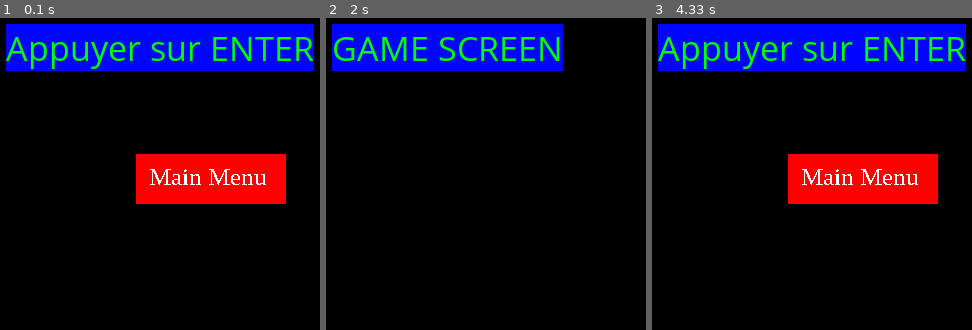
Above: before the commit, frames 1-3 (left to right).
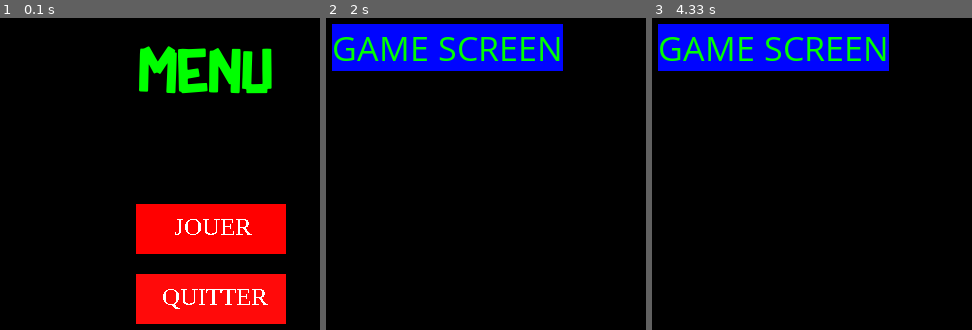
Above: after the commit, the same moments.

Repository: acl1414/pygameDemo1
Game: pygame game, started from main.py
Same seed, same stepped clock (60 frames per second), same inputs: the game is played once before the commit and once after it.
Inputs (mouse positions are in pixels of both pictures, inside the frame that each line leads up to):
- Up to frame 1 (0.1 s): no input
- Up to frame 2 (2 s): press the mouse at (537, 230) at 0.37 s; move the mouse to (466, 280) at 0.47 s; release the mouse at (outside the picture) at 0.6 s; tap Enter at 0.67, 1.33 s; press the mouse at (537, 230) at 1.03 s; move the mouse to (450, 158) at 1.13 s; release the mouse at (364, 86) at 1.27 s; press the mouse at (537, 230) at 1.7 s; move the mouse to (562, 198) at 1.8 s; release the mouse at (588, 170) at 1.93 s
- Up to frame 3 (4.33 s): move the mouse to (927, 61) at 2.03 s; tap Enter at 2.07, 2.37, 2.9, 3.57, 3.87 s; press the mouse at (863, 230) at 2.53 s; move the mouse to (850, 142) at 2.63 s; release the mouse at (837, 58) at 2.77 s; move the mouse to (outside the picture) at 2.87 s; press the mouse at (863, 230) at 3.2 s; move the mouse to (856, 155) at 3.3 s; release the mouse at (850, 83) at 3.43 s; move the mouse to (706, 92) at 3.53 s; press the mouse at (863, 230) at 4.03 s; move the mouse to (783, 189) at 4.13 s; release the mouse at (706, 152) at 4.27 s

The runs differ from the first frame. In frame 1, 39% of the frame differs, in the area x 1-99%, y 1-99%; in frame 2, nothing differs; in frame 3, 14%.

Commit message:
add custom font for title

Diff:
--- a/gameScreen.py
+++ b/gameScreen.py
@@ -18,15 +18,17 @@
 
     def screenUpdate(self):
 
-          super()
-          print("GameSCreen Update")
-          fonte = font.SysFont('comicsansms', 36)
-          text = fonte.render('GAME SCREEN', True, (0, 255, 0), (0, 5, 255))
-          self.screen.blit(text, (20, 20))
+      super()
+
+      k = key.get_pressed()
+      if k[K_RETURN]:
+        super().endCurrentScreen()
+        super().changeCurrentState(0)
+        print("ENTER PRESS")
 
 
-          k = key.get_pressed()
-          if k[K_RETURN]:
-            super().endCurrentScreen()
-            super().changeCurrentState(0)
-            print("ENTER PRESS")
+    def screenDisplay(self):
+
+      fonte = font.SysFont('comicsansms', 36)
+      text = fonte.render('GAME SCREEN', True, (0, 255, 0), (0, 5, 255))
+      self.screen.blit(text, (20, 20))
--- a/main.py
+++ b/main.py
@@ -14,14 +14,14 @@
 py.font.init()  # INITIALIZATION OF SYSTEM FONTS
 
 
-menu_screen = MenuScreen("Menu Screen")      # CREATING THE OBJECT OF THE CLASS Screen FOR MENU SCREEN
-game_screen = GameScreen("Control Screen")  # CREATING THE OBJECT OF THE CLASS Screen FOR CONTROL SCREEN
+# Création des objets screen
+menu_screen = MenuScreen("Menu Screen")
+game_screen = GameScreen("Control Screen")
 
 
-win = menu_screen.makeCurrentScreen()    # CALLING OF THE FUNCTION TO MAKE THE SCREEN FOR THE WINDOW
+#win = menu_screen.makeCurrentScreen()    # CALLING OF THE FUNCTION TO MAKE THE SCREEN FOR THE WINDOW
+menu_screen.makeCurrentScreen()
 
-print("menu heigt",menu_screen.height)
-print("menu screen",menu_screen.screen)
 
 current_screen = menu_screen
 state = 0
@@ -35,6 +35,7 @@
 while not done:
 
     current_screen.screenUpdate()
+    current_screen.screenDisplay()
 
 
     # Check si l'écran doit changer
@@ -43,10 +44,10 @@
         pass
     else :
         if (newScreen == 0) :
-            win = menu_screen.makeCurrentScreen()
+            menu_screen.makeCurrentScreen()
             current_screen = menu_screen
         else :
-            win = game_screen.makeCurrentScreen()
+            game_screen.makeCurrentScreen()
             current_screen = game_screen
 
 
--- a/menuScreen.py
+++ b/menuScreen.py
@@ -15,8 +15,12 @@
     def __init__(self, title, width=440, height=445, fill=(0, 0, 255)):
       super().__init__(title, width=440, height=445, fill=(0, 0, 255))
 
-      # MENU BUTTON
-      self.MENU_BUTTON2 = Button(150, 150, 150, 50, (255, 250, 250), (255, 0, 0), "TimesNewRoman", (255, 255, 255), "Main Menu")
+      # CREATION DES BUTTON
+      self.MENU_BUTTON2 = Button(150, 200, 150, 50, (255, 250, 250), (255, 0, 0), "TimesNewRoman", (255, 255, 255), "JOUER")
+      self.MENU_BUTTON_QUIT = Button(150, 270, 150, 50, (255, 250, 250), (255, 10, 10), "TimesNewRoman", (255, 255, 255), "QUITTER")
+
+      # Load custom font
+      self.custom_font = py.font.Font("assets/PIXEL CRAFT.ttf", 48)
 
       self.changeS = False
 
@@ -25,19 +29,33 @@
     def screenUpdate(self):
 
       super()
-      print("Menu SCreen Update")
-      fonte = font.SysFont('comicsansms', 36)
-      text = fonte.render('Appuyer sur ENTER', True, (0, 255, 0), (0, 5, 255))
-      self.screen.blit(text, (20, 20))
+
+
 
       mouse_pos = py.mouse.get_pos()          # STORING THE MOUSE EVENT TO CHECK THE POSITION OF THE MOUSE
       mouse_click = py.mouse.get_pressed()    # CHECKING THE MOUSE CLICK EVENT
       keys = py.key.get_pressed()             # KEY PRESSED OR NOT
 
-      self.MENU_BUTTON2.showButton(self.returnTitle())
-      buttonPressed = self.MENU_BUTTON2.focusCheck(mouse_pos, mouse_click)
 
 
-      if (buttonPressed) :
+      button_play_Pressed = self.MENU_BUTTON2.focusCheck(mouse_pos, mouse_click)
+      button_quit_Pressed = self.MENU_BUTTON_QUIT.focusCheck(mouse_pos, mouse_click)
+
+      if (button_play_Pressed) :
           super().endCurrentScreen()
           super().changeCurrentState(1)
+
+      if (button_quit_Pressed) :
+          py.quit()
+
+
+    def screenDisplay(self):
+
+      text_menu_width, text_height = self.custom_font.size("MENU")   # recupération with of text
+      text_menu_posX = (440 - (text_menu_width) ) / 2                          # récupération x pour centrer text
+
+      text = self.custom_font.render('MENU', True, (0, 255, 0), (0, 0, 0))
+      self.screen.blit(text, (text_menu_posX, 20))
+
+      self.MENU_BUTTON2.showButton(self.returnTitle())
+      self.MENU_BUTTON_QUIT.showButton(self.returnTitle())
Binary file added: assets/PIXEL CRAFT.ttf
